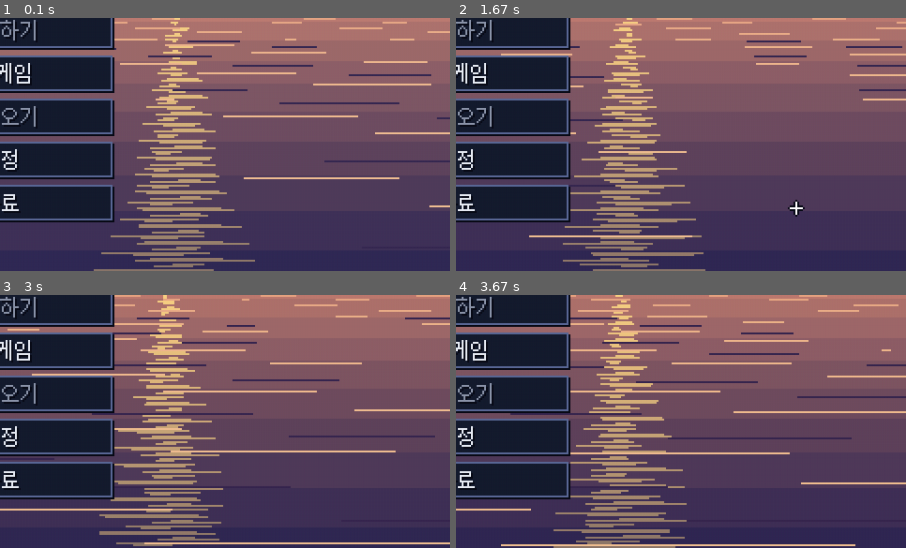
Above: before the commit, frames 1-4 (two rows, left to right).
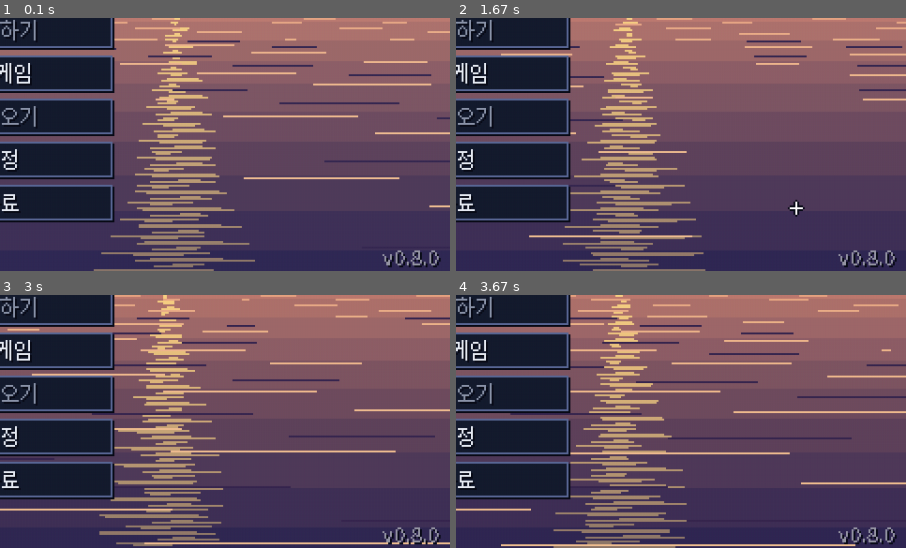
Above: after the commit, the same moments.

Repository: sinsiu60/fishingplanet
Game: pygame game, started from main.py
The game is run twice, just before and just after one commit, with the same random seed, the same clock (stepped at 60 frames per second) and the same inputs.
Inputs (mouse positions are % of the whole screen's width and height, from its top left):
- Up to frame 1 (0.1 s): no input
- Up to frame 2 (1.67 s): click (19, 74) at 0.88 s; click (14, 47) at 1.22 s; click (88, 88) at 1.55 s
- Up to frame 3 (3 s): click (70, 42) at 1.88 s; click (86, 42) at 2.22 s; click (21, 30) at 2.55 s; click (26, 68) at 2.92 s
- Up to frame 4 (3.67 s): click (35, 79) at 3.25 s
The pictures show only the part of the screen within x 50-100%, y 50-100%; the shares and areas given below are measured in that part.

The runs differ from the first frame. In frame 1, 0.4% of the frame differs, in the area x 84-98%, y 91-99%; in frame 2, 0.4%; in frame 3, 0.4%; in frame 4, 0.4%.

Commit message:
Release 0.8.0: version constant on title, buildozer version, tag-triggered release job
Pushing a v* tag builds the Windows exe and Android APK, then publishes a
GitHub release with the zipped exe folder and the APK (RELEASE_NOTES.md).

Co-Authored-By: Claude Opus 5.5 <noreply@anthropic.com>
Claude-Session: https://claude.ai/code/session_01XkZZxEWm7K26sk4a4EAFMF

Diff:
--- a/dist_readme.txt
+++ b/dist_readme.txt
@@ -1,5 +1,5 @@
-낚시 게임
-==========
+낚시 게임 v0.8.0
+================
 
 실행: FishingGame.exe 를 더블클릭하세요. (Python 설치 필요 없음)
 주의: 폴더 안의 _internal 폴더를 지우거나 exe만 따로 옮기면 실행되지 않습니다.
--- a/src/scene/menu.py
+++ b/src/scene/menu.py
@@ -12,6 +12,7 @@
 from src.ui import widgets as ui
 from src.ui.fight_fx import big_text
 from src.ui.hud import draw_cursor, text
+from src.version import VERSION
 
 SPOT_NAMES = {s["id"]: s["name"] for s in load_json("spots.json")["spots"]}
 
@@ -122,6 +123,7 @@
             text(canvas, f"「{self.latest_title}」", (w // 2, 114), (255, 214, 90), 11, "center")  # 장착한 칭호
         for b in self.buttons:
             b.draw(canvas, self.mouse)
+        text(canvas, f"v{VERSION}", (w - 6, canvas.get_height() - 8), (150, 150, 165), 11, "midright")
         draw_cursor(canvas, self.mouse)
 
 
--- /dev/null
+++ b/src/version.py
@@ -0,0 +1,2 @@
+"""게임 버전 (릴리즈 태그 v<VERSION>, buildozer.spec version 과 같게)."""
+VERSION = "0.8.0"
Not shown, changed: .github/workflows/build.yml
Not shown, added: RELEASE_NOTES.md
Not shown, changed: buildozer.spec
